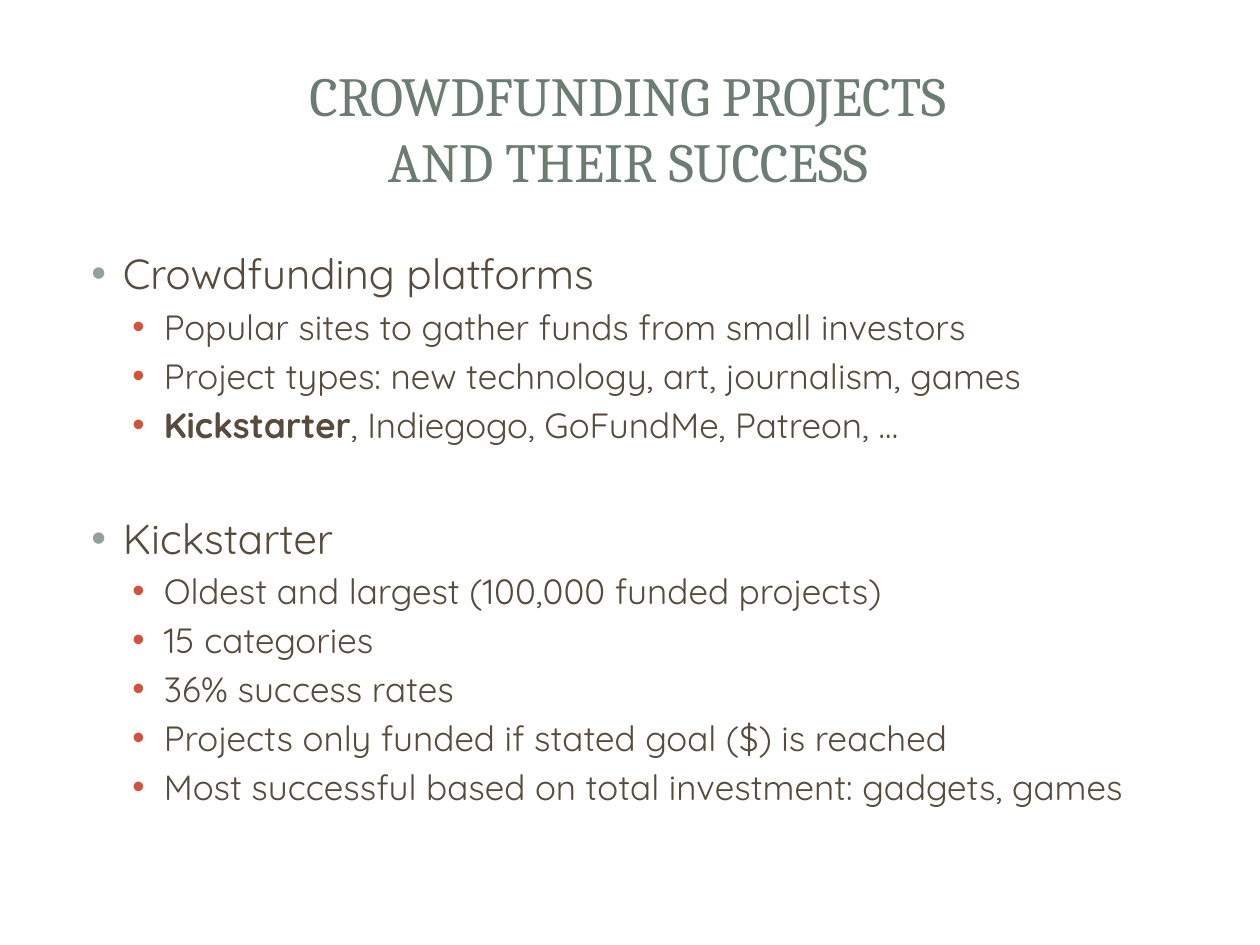
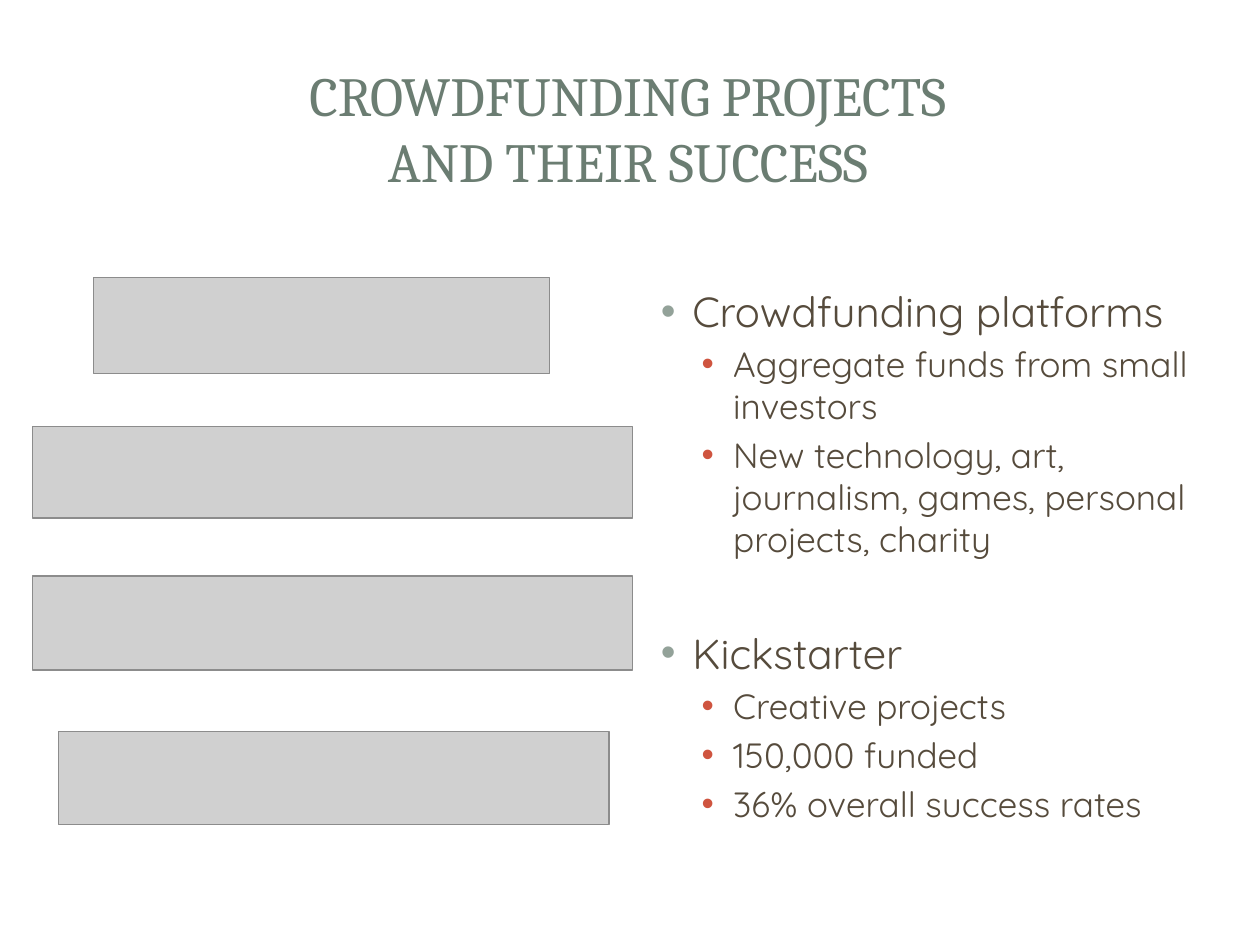
Before and after one commit to vlcekl/ds-crowdfunding, a slide deck: slide 3 of reports/crowdfunding_slidedeck.pptx (slide 2 before the commit). Drawn at 1260x945 pixels with LibreOffice and Linux fonts; fonts in the diff are those of the drawing; grey boxes stand for pictures; background and template pictures are left out. Boxes give left, top, right and bottom in pixels: in the first picture for what was removed or moved away, otherwise in the second. Text is boxed around its words. In the diff, an @@ line names an element or a change of style, - is before the commit and + after.

Commit message:
added slides

```diff
--- a/reports/crowdfunding_slidedeck.pptx
+++ b/reports/crowdfunding_slidedeck.pptx
@@ picture added at (x1=93, y1=277, x2=549, y2=374) @@
@@ text "Crowdfunding platforms" moved from (x1=123, y1=258, x2=1123, y2=807) to (x1=692, y1=296, x2=1188, y2=818) @@
@@ text at (x1=733, y1=351, x2=1188, y2=559): text changed @@
-  • Popular sites to gather funds from small investors
-  • Project types: new technology, art, journalism, games
-  • Kickstarter, Indiegogo, GoFundMe, Patreon, …
+  • Aggregate funds from small investors
+  • New technology, art, journalism, games, personal projects, charity
@@ picture added at (x1=33, y1=426, x2=633, y2=518) @@
@@ picture added at (x1=33, y1=576, x2=633, y2=669) @@
@@ text at (x1=733, y1=694, x2=1142, y2=818): text changed @@
-  • Oldest and largest (100,000 funded projects)
-  • 15 categories
-  • 36% success rates
-  • Projects only funded if stated goal ($) is reached
-  • Most successful based on total investment: gadgets, games
+  • Creative projects
+  • 150,000 funded
+  • 36% overall success rates
@@ picture added at (x1=59, y1=732, x2=610, y2=825) @@
```
Also in this commit, not shown: 17 slides added, 2 slides removed, 3 other files.
